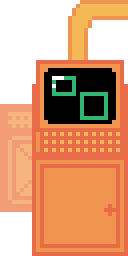
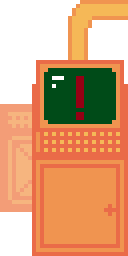
Before/after of a 128x256 layered artwork. What changed in the layer stack:
added layer "Layer 1 copy 8" above "Layer 1 copy 7" over [44, 68, 116, 124]
added layer "Layer 1 copy 7" above "Layer 1 copy 6" over [44, 68, 116, 124]
added layer "Layer 1 copy 6" above "Layer 1 copy 5" over [44, 68, 116, 124]
added layer "Layer 1 copy 5" above "Group 1" over [44, 68, 116, 124]
added group "Group 1" with 7 layers over [44, 68, 116, 124]
hid "Layer 1 copy 4", moved it into group "Group 1" over [44, 68, 116, 124]
showed "Layer 1", moved it into group "Group 1" over [44, 68, 116, 124]
